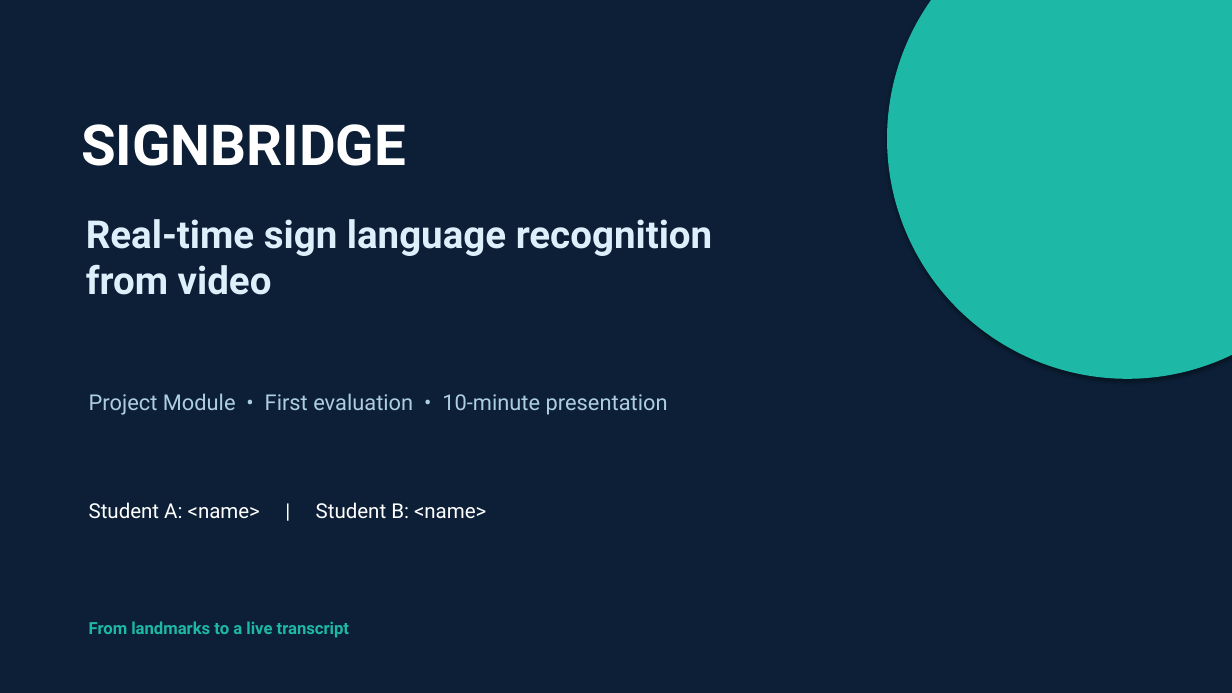
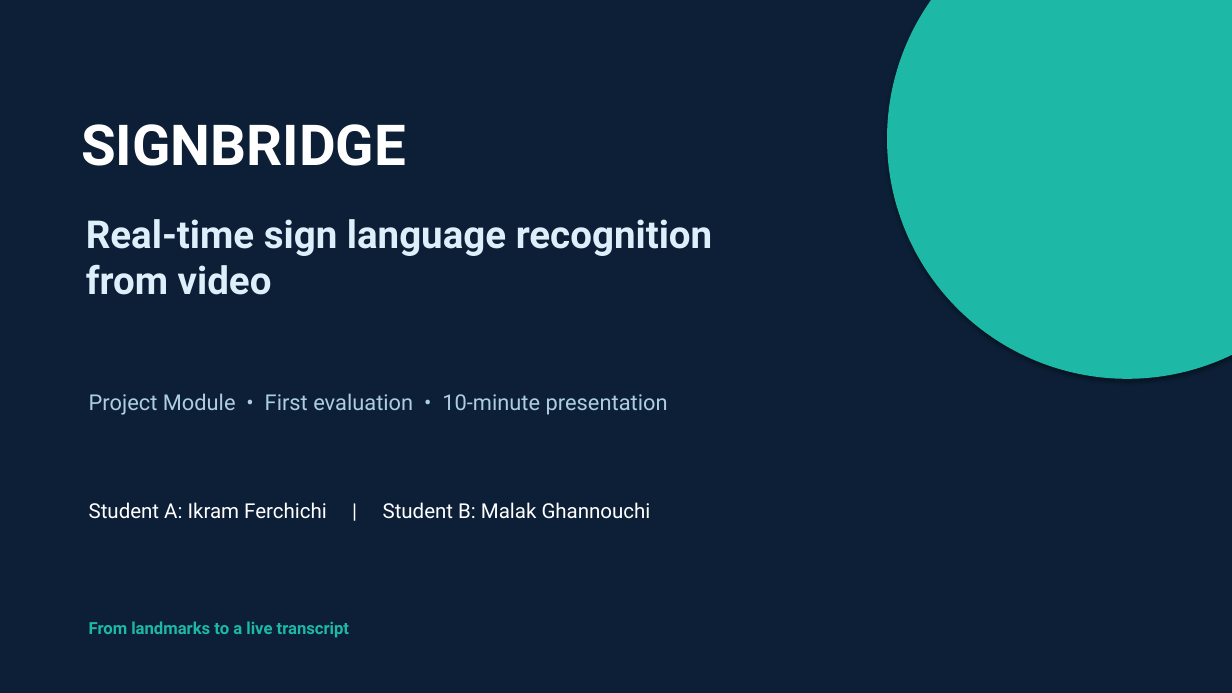
Before and after one commit to ikramferchichi08/SignBridge, a slide deck: slide 1 of docs/SignBridge_First_Evaluation.pptx. Drawn at 1232x693 pixels with LibreOffice and Linux fonts; fonts in the diff are those of the drawing. Boxes give left, top, right and bottom in pixels: in the first picture for what was removed or moved away, otherwise in the second. Text is boxed around its words. In the diff, an @@ line names an element or a change of style, - is before the commit and + after.

```diff
--- a/docs/SignBridge_First_Evaluation.pptx
+++ b/docs/SignBridge_First_Evaluation.pptx
@@ text at (89, 502, 651, 519): text changed @@
-Student A: <name> | Student B: <name>
+Student A: Ikram Ferchichi | Student B: Malak Ghannouchi
```
Also in this commit, not shown: 2 other files.
